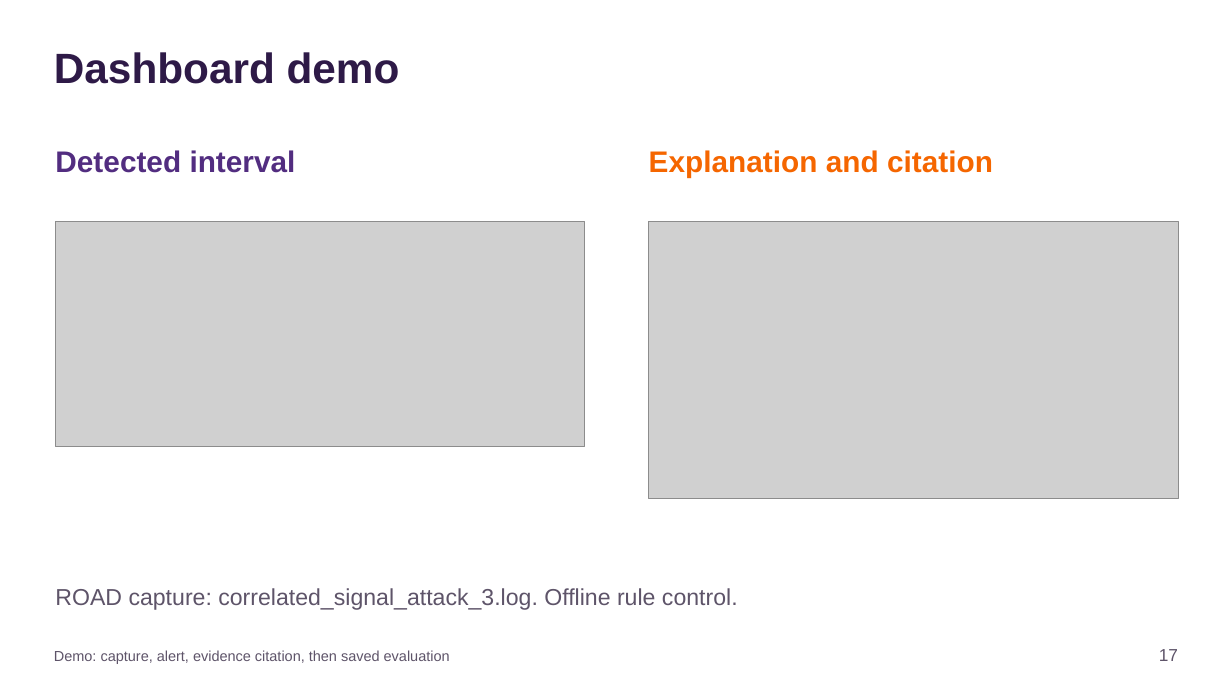
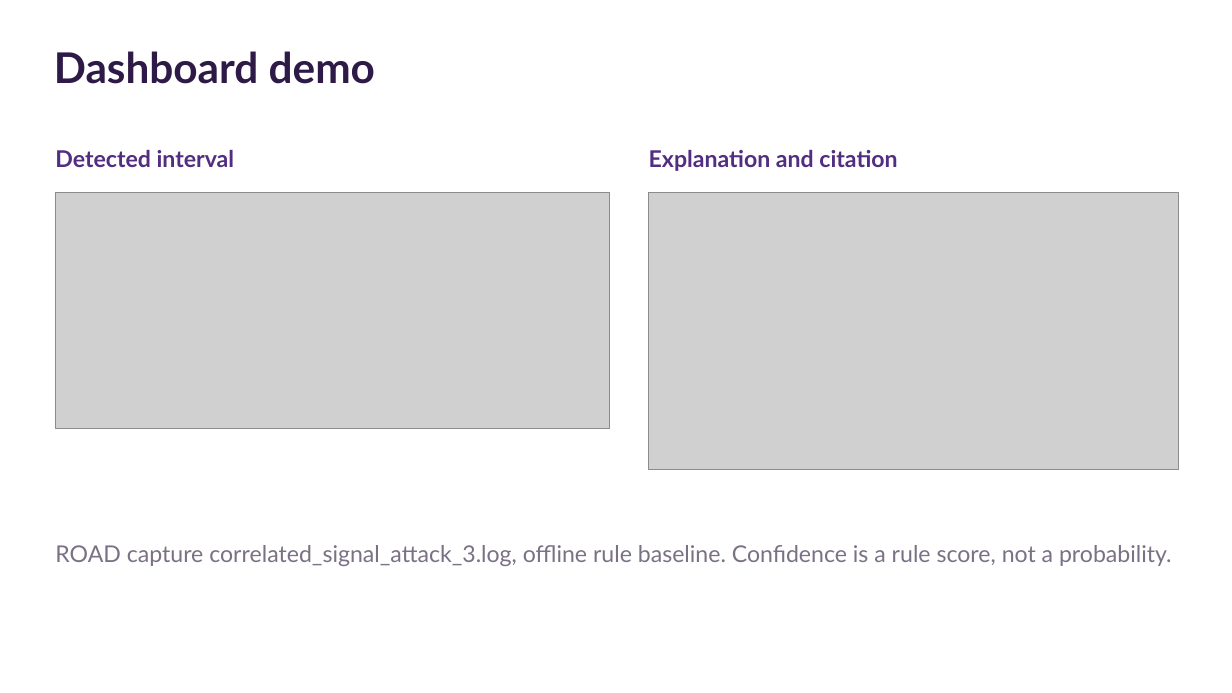
Before and after one commit to SaladbarAlex/CANalyst, a slide deck: slide 17 of output/presentation/CANalyst_Final_Presentation_20min_Class.pptx. Drawn at 1232x693 pixels with LibreOffice and Linux fonts; fonts in the diff are those of the drawing; grey boxes stand for pictures. Boxes give left, top, right and bottom in pixels: in the first picture for what was removed or moved away, otherwise in the second. Text is boxed around its words. In the diff, an @@ line names an element or a change of style, - is before the commit and + after.

```diff
--- a/output/presentation/CANalyst_Final_Presentation_20min_Class.pptx
+++ b/output/presentation/CANalyst_Final_Presentation_20min_Class.pptx
@@ text "Dashboard demo" at bbox=[54, 51, 375, 84]: font Arial to Lato @@
@@ text "Detected interval" at bbox=[55, 150, 235, 167]: size 23.2 to 18 pt, font Arial to Lato @@
@@ text "Explanation and citation" at bbox=[649, 150, 897, 171]: size 23.2 to 18 pt, font Arial to Lato, text colour #F56600 to #522D80 @@
@@ picture: place and size @@
-picture at bbox=[55, 222, 585, 447]
+picture at bbox=[55, 192, 610, 428]
@@ picture: place and size @@
-picture at bbox=[649, 222, 1178, 499]
+picture at bbox=[649, 192, 1178, 470]
@@ text at bbox=[55, 545, 1172, 566]: text changed; font Arial to Lato; text colour #5E5469 to #7A7184 @@
-ROAD capture: correlated_signal_attack_3.log. Offline rule control.
+ROAD capture correlated_signal_attack_3.log, offline rule baseline. Confidence is a rule score, not a probability.
@@ text removed at bbox=[54, 650, 450, 664] @@
-Demo: capture, alert, evidence citation, then saved evaluation
@@ text removed at bbox=[1159, 649, 1178, 661] @@
-17
```
Also in this commit, not shown: 10 other slides changed, 15 slides added, 15 slides removed, 7 other files.
